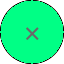
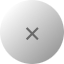
Layer changes from the first w=64, h=64 image to the second:
painted on "Arrière-plan" over [0, 0, 64, 64]
